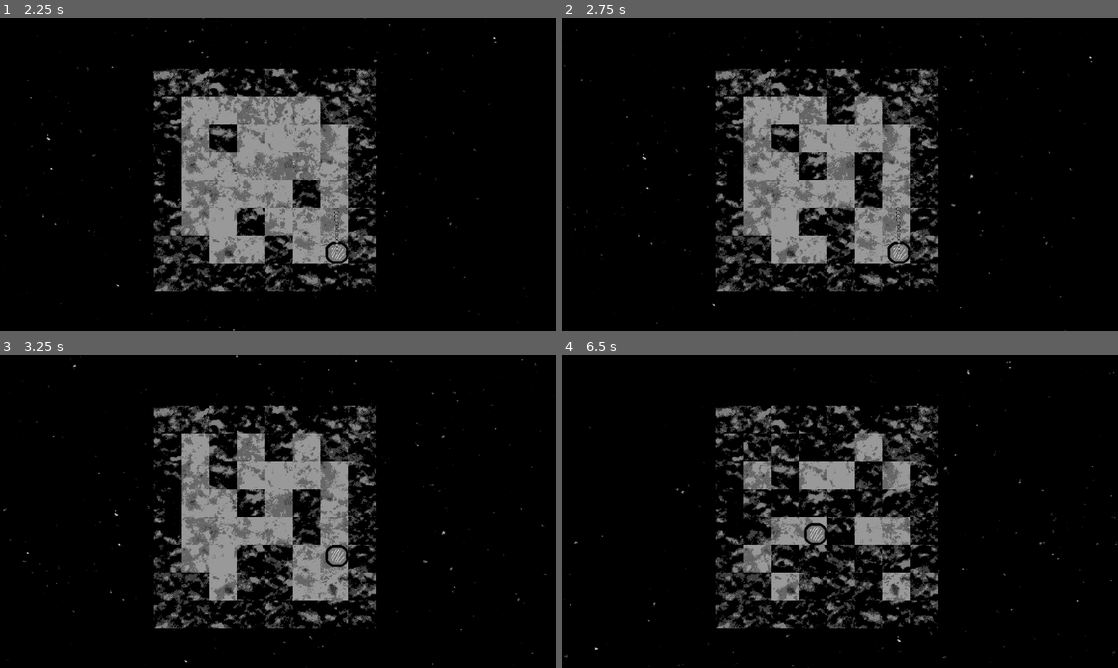
Above: before the commit, frames 1-4 (two rows, left to right).
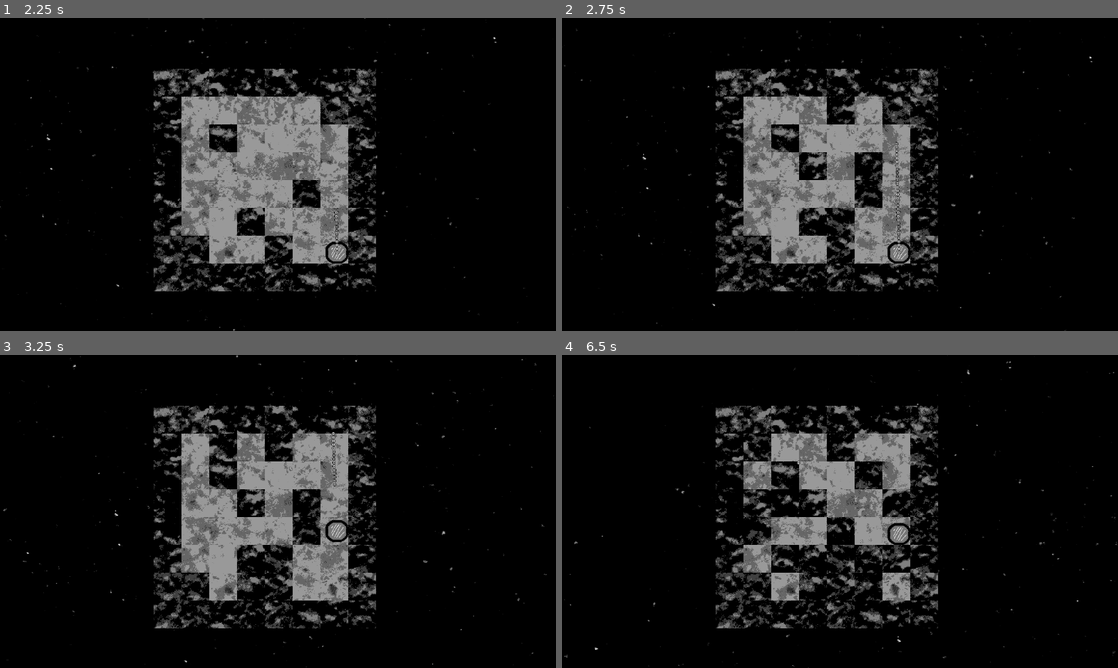
Above: after the commit, the same moments.

Repository: Indivicivet/ludumdare54
Game: Godot game, scene res://ludumdare54.tscn
Two runs of this game, one before a commit and one after it. Both use one fixed random seed, a clock stepped at 60 frames per second and the inputs below.
Inputs (mouse positions are in pixels of both pictures, inside the frame that each line leads up to):
- Up to frame 1 (2.25 s): move the mouse to (400, 158) at 0.52 s; press the mouse at (400, 158) at 0.53 s; hold Right (right) 0.53-1.28 s; move the mouse to (166, 190) at 1.27 s; release the mouse at (166, 190) at 1.28 s; hold Down (down) 1.28-2.03 s; click (166, 190) at 1.35 s; move the mouse to (333, 105) at 2.02 s; press the mouse at (333, 105) at 2.03 s; hold Right (right) from 2.03 s (still down)
- Up to frame 2 (2.75 s): keep holding Right (right)
- Up to frame 3 (3.25 s): move the mouse to (250, 574) at 2.77 s; release Right (right) at 2.78 s; release the mouse at (250, 574) at 2.78 s; hold Up (up) from 2.78 s (still down); click (250, 574) at 2.85 s
- Up to frame 4 (6.5 s): move the mouse to (1006, 558) at 3.52 s; release Up (up) at 3.53 s; press the mouse at (1006, 558) at 3.53 s; hold Left (left) 3.53-5.03 s; move the mouse to (673, 464) at 4.27 s; release the mouse at (673, 464) at 4.28 s; click (673, 464) at 4.35 s; move the mouse to (867, 511) at 5.02 s; press the mouse at (867, 511) at 5.03 s; hold Down (down) 5.03-5.78 s; move the mouse to (756, 433) at 5.77 s; release the mouse at (756, 433) at 5.78 s; hold Right (right) from 5.78 s (still down); click (756, 433) at 5.85 s

Frame 1 is identical in both runs. In frame 2, less than 0.1% of the frame differs, in the area x 59-61%, y 39-61%; in frame 3, 0.8%; in frame 4, 2.6%, in the area x 37-63%, y 25-61%.

Commit message:
use set_deferred to actually enable/disable

Diff:
--- a/floor_or_block.gd
+++ b/floor_or_block.gd
@@ -11,12 +11,12 @@
 
 func liquify():
 	get_node("tilesprite").texture = sprite_floor
-	get_node("CollisionShape2D").disabled = true
+	get_node("CollisionShape2D").set_deferred("disabled", true)
 
 
 func solidify():
 	get_node("tilesprite").texture = sprite_solid
-	get_node("CollisionShape2D").disabled = false
+	get_node("CollisionShape2D").set_deferred("disabled", false)
 
 
 func got_shot(other):
